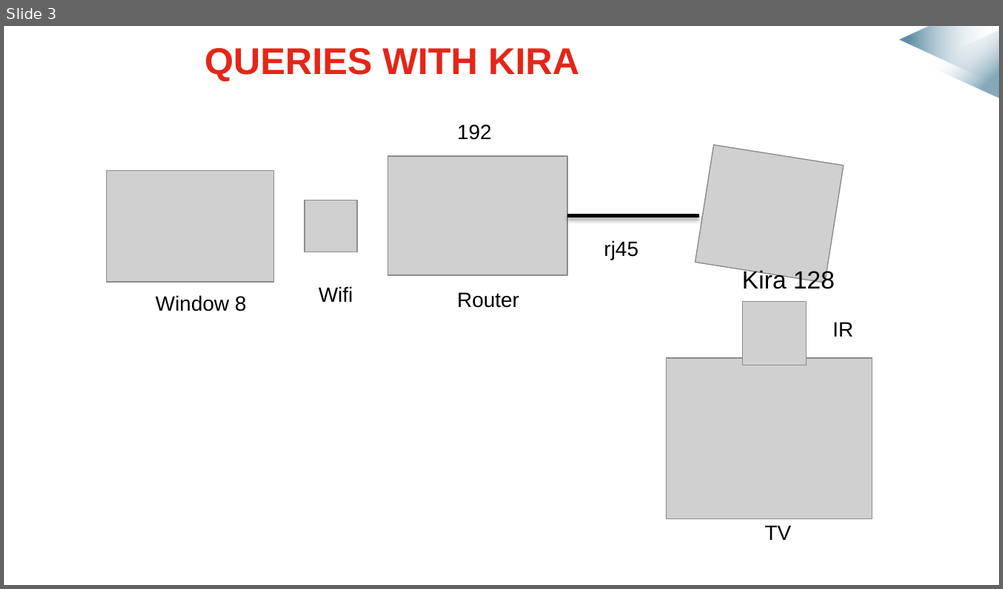
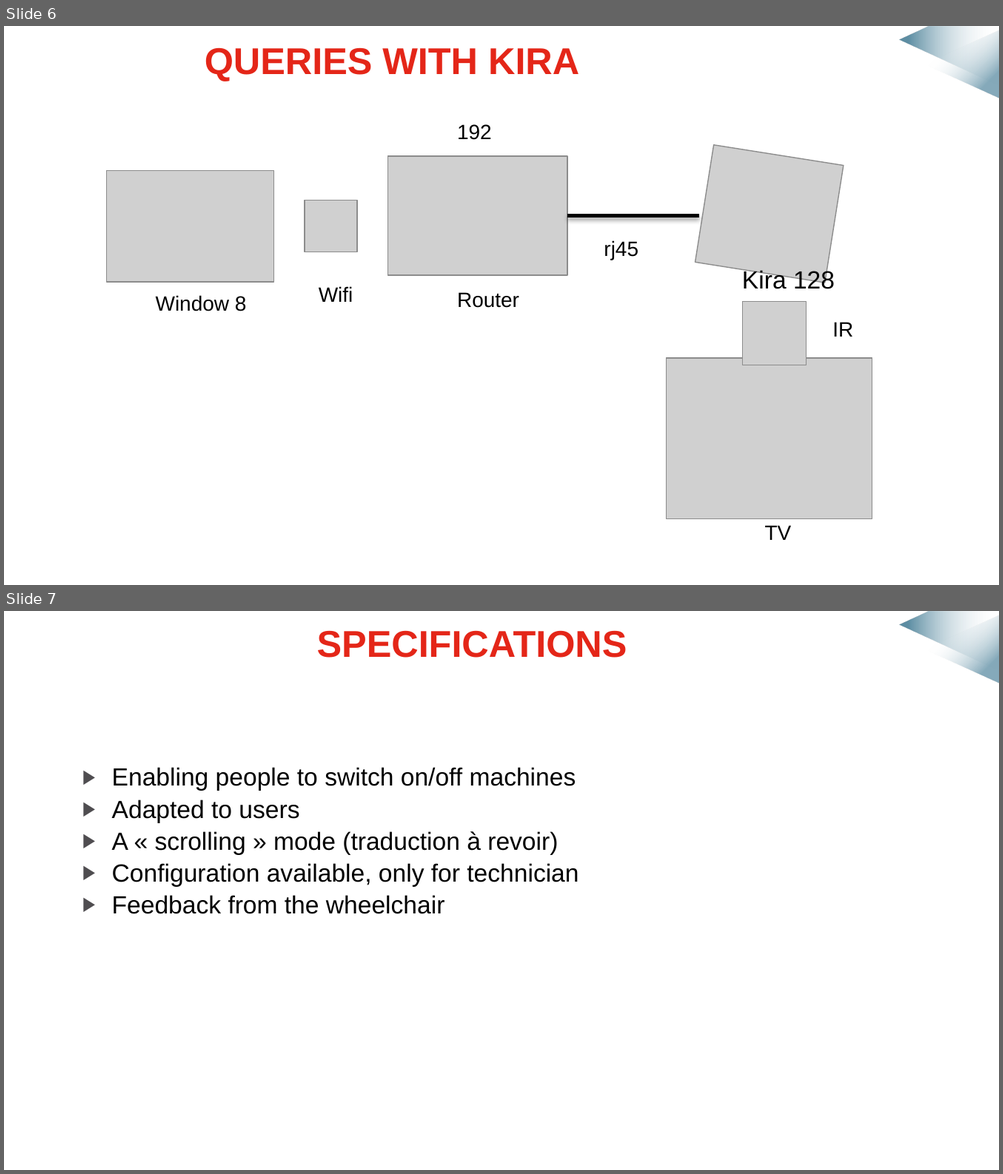
Before and after one commit to mmeven/EP_Domotique_Tablette, a slide deck: Rendu/Diapo_prototype_janvier.pptx. Shown one above the other, each under a label of ours: slide 3 before the commit, slides 6 and 7 after it. The pictures are 1003x589 and 1003x1174 pixels, drawn with LibreOffice and Linux fonts; fonts in the diff are those of the drawing; grey boxes stand for pictures; background and template pictures are left out. Boxes give left, top, right and bottom in pixels: in the first picture for what was removed or moved away, otherwise in the second. Text is boxed around its words. In the diff, an @@ line names an element or a change of style, - is before the commit and + after.

```diff
--- a/Rendu/Diapo_prototype_janvier.pptx
+++ b/Rendu/Diapo_prototype_janvier.pptx
@@ slide 7 added at <box>4,611,999,1170</box>, background #FFFFFF; not listed: 2 template elements that a slide beside it also shows @@
@@ title added at <box>317,630,627,658</box>, 27 pt, text #E42618, bold @@
+SPECIFICATIONS
@@ text added at <box>112,767,578,914</box>, 18 pt, text #000000 @@
+▶ Enabling people to switch on/off machines
+▶ Adapted to users
+▶ A « scrolling » mode (traduction à revoir)
+▶ Configuration available, only for technician
+▶ Feedback from the wheelchair
@@ what was slide 3 is now slide 6 @@
```
Also in this commit, not shown: 1 slide changed, 3 other slides added, 1 other file.
